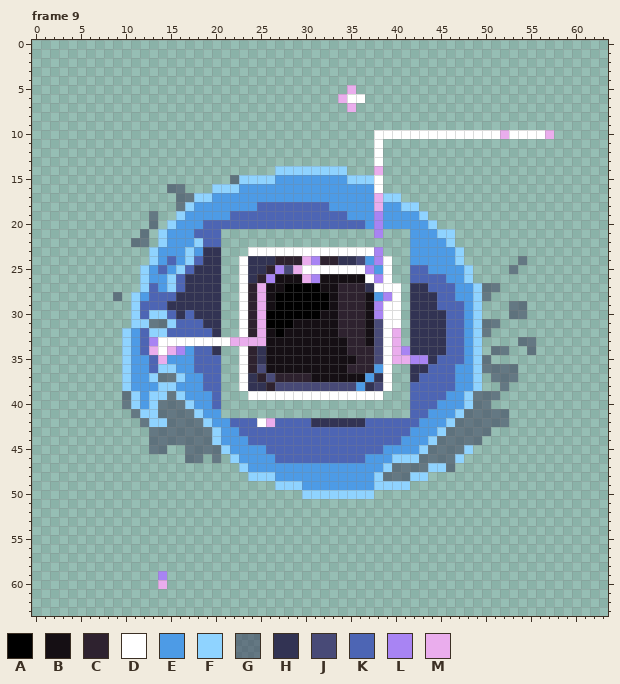
Two states of a pixel-art file, games/Phaser-Snake-Game/public/assets/sprites/extractHole.aseprite. Above, as it was before the edit.
64x64 pixels, 16 frames. Shown: frame 9. The commit also changed other frames, which this record leaves out.
Visible layers, top first: "digital3", "digital2", "digital1", "base", "outline trail" opacity 50%.
Palette (. is transparent): A #000000  B #150f14  C #2e222f  D #ffffff  E #4d9be6  F #8fd3ff  G #32335380  H #323353  J #484a77  K #4d65b4  L #a884f3  M #eaaded
Pixels before, frame 9 (only the part around the change), first column x 14:
15 ........GFFFFEEEEEEEEFFFD..
16 .GG...FFFEEEEEEEEEEEEEEED..
17 ..GGFFEEEEEEEEEEEEEEEEEEMFF
18 ..GFEEEEEEEKKKKKKKKEEEEEMEE
19 ..FEEEEEKKKKKKKKKKKKKEEELEE
20 .FEEEKKKKKKKKKKKKKKKKKKELEE
21 FEEEKKK.................L..
22 FEEEFKK....................
23 EEEFEHH...DDDDDDDDDDDDDDL..
24 EKEFKHH..DHHHCCCMLCCHHJELD.
25 KEFKHHH..DHHCLJMDDDDDDDLED.
26 EFKHHHH..DHCLBBBMLBBBBBDLD.
27 EFKHHHH..DCMBBAAAABBCCCHDDD
28 KKHHHHH..DCMBAAAAAABCCCBELD
29 KHHHHHH..DCMBAAAAAABCCCBLDD
30 FKHKHHH..DCMAAAAAABBCCCBLDD
31 GFKKKHH..DCMAAABBBBBCCCBJDD
32 FKKKKKH..DCMBABBBBBBCCCBJDM
33 DDDDDDDDMMMMBBBBBBBBBCCBJDM
34 DMLEKKH..DCHBBBBBBBBBCCCJDM
35 MEEEKKK..DCHBBBBBBBBBBCCJDM
36 FFEEKKK..DCJBBBBBBBBBCCCED.
37 GGFEEKK..DHCJCCCCBBBBBBEHD.
38 FFEEEKK..DHHCJJJJJJJJJEHJD.
39 FGFEEEK...DDDDDDDDDDDDDDD..
40 GGGFEEK....................
41 GGGGFEE....................
42 FGGGGFEEKKKDMKKKKHHHHHHKKKK
43 GGGGGGFEEKKKKKKKKKKKKKKKKKK
44 GGGGGGFEEEKKKKKKKKKKKKKKKKK
45 G..GGGGFEEEEKKKKKKKKKKKKKEE
46 ...GG.G.FEEEEKKKKKKKKKKEEEF
47 .........FEEEEEEEEEEEEEEEFG
And afterwards:
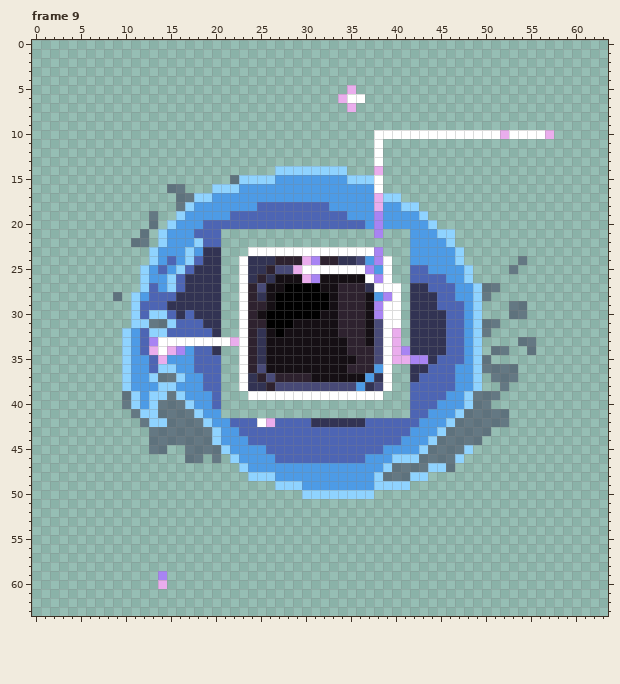
Changes in this commit:
Changed rows in their new state; - is an unchanged pixel.
Frame 9, layer "digital3":
first column x 23:
25 ----J
26 ---H-
27 --J--
28 --H--
29 --C--
30 --B--
31 --C--
32 --H--
33 DCH--
